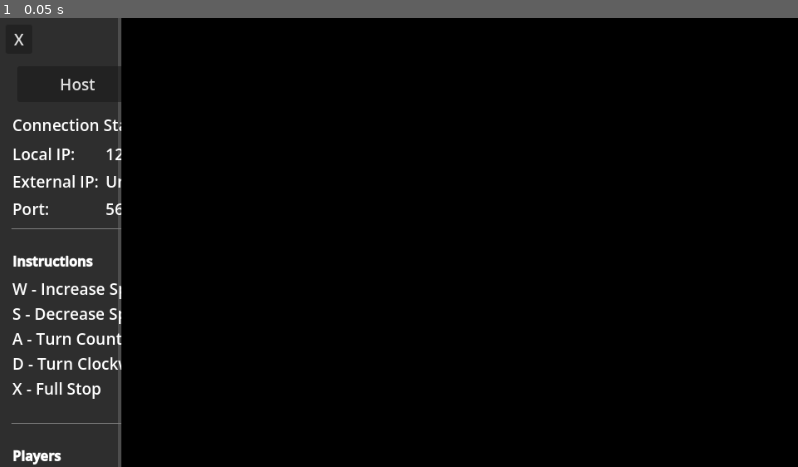
Above: before the commit, frame 1.
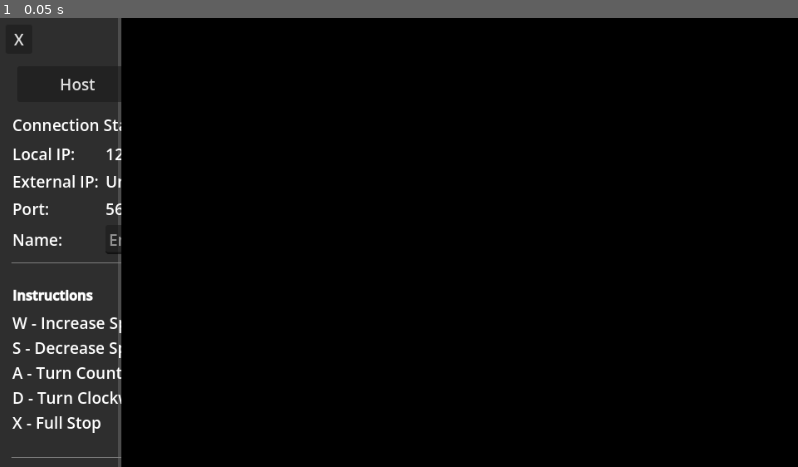
Above: after the commit, the same moment.

Repository: zabuuq/space-game
Game: Godot game, scene res://main.tscn
Two runs of this game, one before a commit and one after it. Both use one fixed random seed, a clock stepped at 60 frames per second and the inputs below.
Inputs:
- Up to frame 1 (0.05 s): no input

The runs differ from the first frame. In frame 1, 2.2% of the frame differs, in the area x 1-16%, y 46-100%.

Commit message:
Add ability to add player names

Diff:
--- a/scripts/main.gd
+++ b/scripts/main.gd
@@ -45,6 +45,7 @@
 var ship_owner_by_slot: Array[int] = []
 var observer_queue: Array[int] = []
 var input_by_peer: Dictionary = {}
+var local_player_name := ""
 
 @rpc("authority", "call_remote", "unreliable")
 func sync_ship_roster(
@@ -143,6 +144,7 @@
 		Callable(self, "_on_join_pressed"),
 		Callable(self, "_on_disconnect_pressed"),
 		Callable(self, "_on_connect_pressed"),
+		Callable(self, "_on_player_name_changed"),
 		Callable(self, "queue_redraw")
 	)
 
@@ -247,7 +249,12 @@
 
 func _initialize_host_roster() -> void:
 	var host_id: int = multiplayer.get_unique_id()
-	peer_roster.register_host(host_id, ip_info.local_internal_ip, ip_info.local_external_ip)
+	peer_roster.register_host(
+		host_id,
+		ip_info.local_internal_ip,
+		ip_info.local_external_ip,
+		local_player_name
+	)
 	_broadcast_peer_roster()
 
 func _broadcast_peer_roster() -> void:
@@ -257,19 +264,29 @@
 	sync_peer_roster.rpc(
 		peer_roster.get_sync_peer_ids(),
 		peer_roster.get_sync_internal_ips(),
-		peer_roster.get_sync_external_ips()
+		peer_roster.get_sync_external_ips(),
+		peer_roster.get_sync_names()
 	)
 
 @rpc("authority", "call_local", "reliable")
-func sync_peer_roster(peer_ids: Array[int], internal_ips: Array[String], external_ips: Array[String]) -> void:
-	peer_roster.apply_synced_roster(peer_ids, internal_ips, external_ips)
+func sync_peer_roster(
+	peer_ids: Array[int],
+	internal_ips: Array[String],
+	external_ips: Array[String],
+	names: Array[String]
+) -> void:
+	peer_roster.apply_synced_roster(peer_ids, internal_ips, external_ips, names)
 	_refresh_peer_list()
 
 func _refresh_peer_list() -> void:
 	var peer_ids: Array[int] = peer_roster.get_sync_peer_ids()
 	var internal_ips: Array[String] = peer_roster.get_sync_internal_ips()
 	var external_ips: Array[String] = peer_roster.get_sync_external_ips()
-	var total: int = mini(peer_ids.size(), mini(internal_ips.size(), external_ips.size()))
+	var names: Array[String] = peer_roster.get_sync_names()
+	var total: int = mini(
+		peer_ids.size(),
+		mini(internal_ips.size(), mini(external_ips.size(), names.size()))
+	)
 	if total <= 0:
 		ui.peer_list_label.text = ""
 		return
@@ -279,7 +296,10 @@
 	var index: int = 0
 	while index < total:
 		var peer_id: int = peer_ids[index]
-		var line := "%s/%s" % [internal_ips[index], external_ips[index]]
+		var display_value: String = names[index].strip_edges()
+		if display_value.is_empty():
+			display_value = "%s/%s" % [internal_ips[index], external_ips[index]]
+		var line := display_value
 		var slot_index: int = _get_slot_index_for_peer(peer_id)
 		var color_code: String = DEFAULT_PEER_TEXT_COLOR
 		if slot_index >= 0 and slot_index < SHIP_COLORS.size():
@@ -300,19 +320,29 @@
 
 	if multiplayer.is_server():
 		var host_id: int = multiplayer.get_unique_id()
-		peer_roster.upsert_peer(host_id, ip_info.local_internal_ip, ip_info.local_external_ip)
+		peer_roster.upsert_peer(
+			host_id,
+			ip_info.local_internal_ip,
+			ip_info.local_external_ip,
+			local_player_name
+		)
 		peer_roster.ensure_peer_in_order(host_id)
 		_broadcast_peer_roster()
 	else:
-		submit_peer_info.rpc_id(1, ip_info.local_internal_ip, ip_info.local_external_ip)
+		submit_peer_info.rpc_id(
+			1,
+			ip_info.local_internal_ip,
+			ip_info.local_external_ip,
+			local_player_name
+		)
 
 @rpc("any_peer", "reliable")
-func submit_peer_info(internal_ip: String, external_ip: String) -> void:
+func submit_peer_info(internal_ip: String, external_ip: String, player_name: String) -> void:
 	if not multiplayer.is_server():
 		return
 
 	var sender_id: int = multiplayer.get_remote_sender_id()
-	peer_roster.upsert_peer(sender_id, internal_ip, external_ip)
+	peer_roster.upsert_peer(sender_id, internal_ip, external_ip, player_name)
 	_broadcast_peer_roster()
 
 func _update_local_ip_labels() -> void:
@@ -322,6 +352,11 @@
 func _on_ip_info_updated() -> void:
 	_update_local_ip_labels()
 	_submit_local_identity()
+
+func _on_player_name_changed(value: String) -> void:
+	local_player_name = value.strip_edges()
+	_submit_local_identity()
+	_refresh_peer_list()
 
 func _on_quit_pressed() -> void:
 	get_tree().quit()
--- a/scripts/main_ui.gd
+++ b/scripts/main_ui.gd
@@ -4,6 +4,7 @@
 var status_label: Label
 var local_ip_label: Label
 var external_ip_label: Label
+var player_name_input: LineEdit
 var peer_list_label: RichTextLabel
 var host_button: Button
 var join_button: Button
@@ -23,6 +24,7 @@
 	on_join_pressed: Callable,
 	on_disconnect_pressed: Callable,
 	on_connect_pressed: Callable,
+	on_name_changed: Callable,
 	on_right_section_resized: Callable
 ) -> void:
 	var layer := CanvasLayer.new()
@@ -149,6 +151,17 @@
 	port_value.text = str(default_port)
 	_bump_font_size(port_value, font_size_increase)
 	address_grid.add_child(port_value)
+
+	var name_title := Label.new()
+	name_title.text = "Name:"
+	_bump_font_size(name_title, font_size_increase)
+	address_grid.add_child(name_title)
+
+	player_name_input = LineEdit.new()
+	player_name_input.placeholder_text = "Enter name"
+	_bump_font_size(player_name_input, font_size_increase)
+	player_name_input.text_changed.connect(on_name_changed)
+	address_grid.add_child(player_name_input)
 
 	var instructions_top_separator := HSeparator.new()
 	left_vbox.add_child(instructions_top_separator)
--- a/scripts/peer_roster_service.gd
+++ b/scripts/peer_roster_service.gd
@@ -8,30 +8,40 @@
 	peer_order.clear()
 	peer_info_by_id.clear()
 
-func apply_synced_roster(peer_ids: Array[int], internal_ips: Array[String], external_ips: Array[String]) -> void:
+func apply_synced_roster(
+	peer_ids: Array[int],
+	internal_ips: Array[String],
+	external_ips: Array[String],
+	names: Array[String]
+) -> void:
 	clear()
-	var total: int = mini(peer_ids.size(), mini(internal_ips.size(), external_ips.size()))
+	var total: int = mini(
+		peer_ids.size(),
+		mini(internal_ips.size(), mini(external_ips.size(), names.size()))
+	)
 	for index in range(total):
 		var peer_id := peer_ids[index]
 		peer_order.append(peer_id)
 		peer_info_by_id[peer_id] = {
 			"internal": internal_ips[index],
-			"external": external_ips[index]
+			"external": external_ips[index],
+			"name": names[index]
 		}
 
-func register_host(host_id: int, internal_ip: String, external_ip: String) -> void:
+func register_host(host_id: int, internal_ip: String, external_ip: String, name: String) -> void:
 	clear()
 	peer_order.append(host_id)
-	upsert_peer(host_id, internal_ip, external_ip)
+	upsert_peer(host_id, internal_ip, external_ip, name)
 
 func ensure_peer_in_order(peer_id: int) -> void:
 	if not peer_order.has(peer_id):
 		peer_order.append(peer_id)
 
-func upsert_peer(peer_id: int, internal_ip: String, external_ip: String) -> void:
+func upsert_peer(peer_id: int, internal_ip: String, external_ip: String, name: String) -> void:
 	peer_info_by_id[peer_id] = {
 		"internal": internal_ip,
-		"external": external_ip
+		"external": external_ip,
+		"name": name
 	}
 
 func remove_peer(peer_id: int) -> void:
@@ -55,6 +65,13 @@
 		external_ips.append(str(info["external"]))
 	return external_ips
 
+func get_sync_names() -> Array[String]:
+	var names: Array[String] = []
+	for peer_id in peer_order:
+		var info: Dictionary = _get_peer_info(peer_id)
+		names.append(str(info["name"]))
+	return names
+
 func format_bbcode() -> String:
 	if peer_order.is_empty():
 		return ""
@@ -76,5 +93,6 @@
 		return peer_info_by_id[peer_id]
 	return {
 		"internal": "Unknown",
-		"external": "Unknown"
+		"external": "Unknown",
+		"name": ""
 	}
Not shown, changed: README.md
Not shown, changed: demos/Network Arrow Demo.pck
